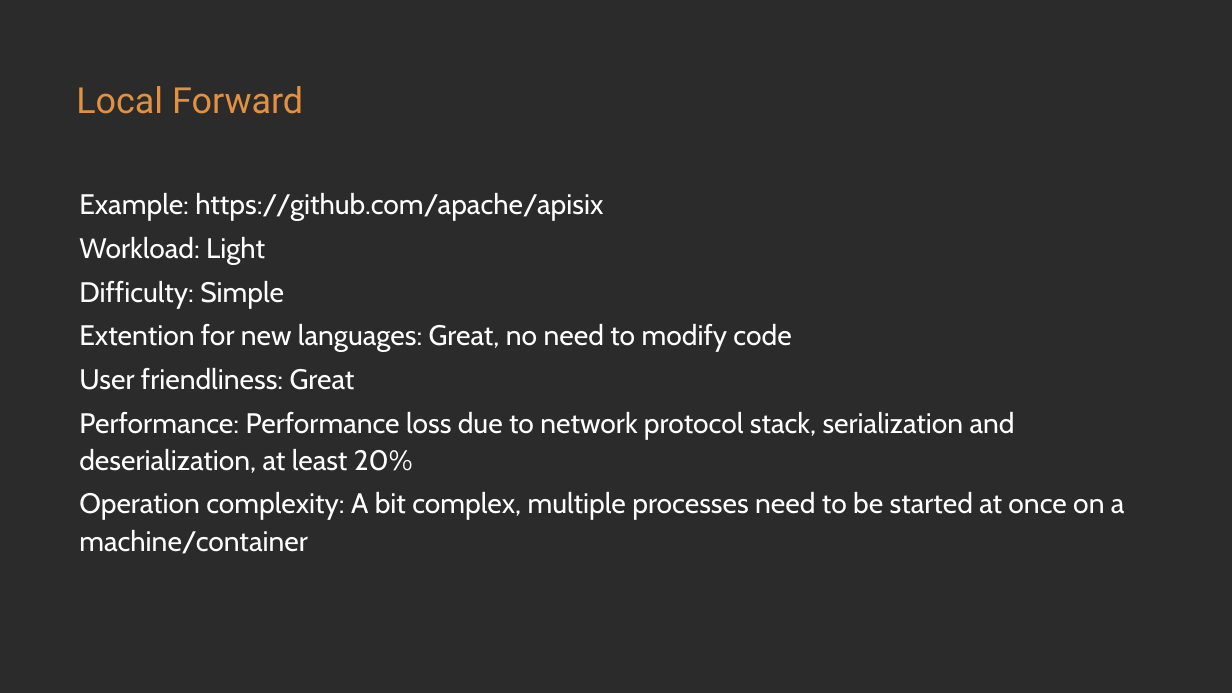
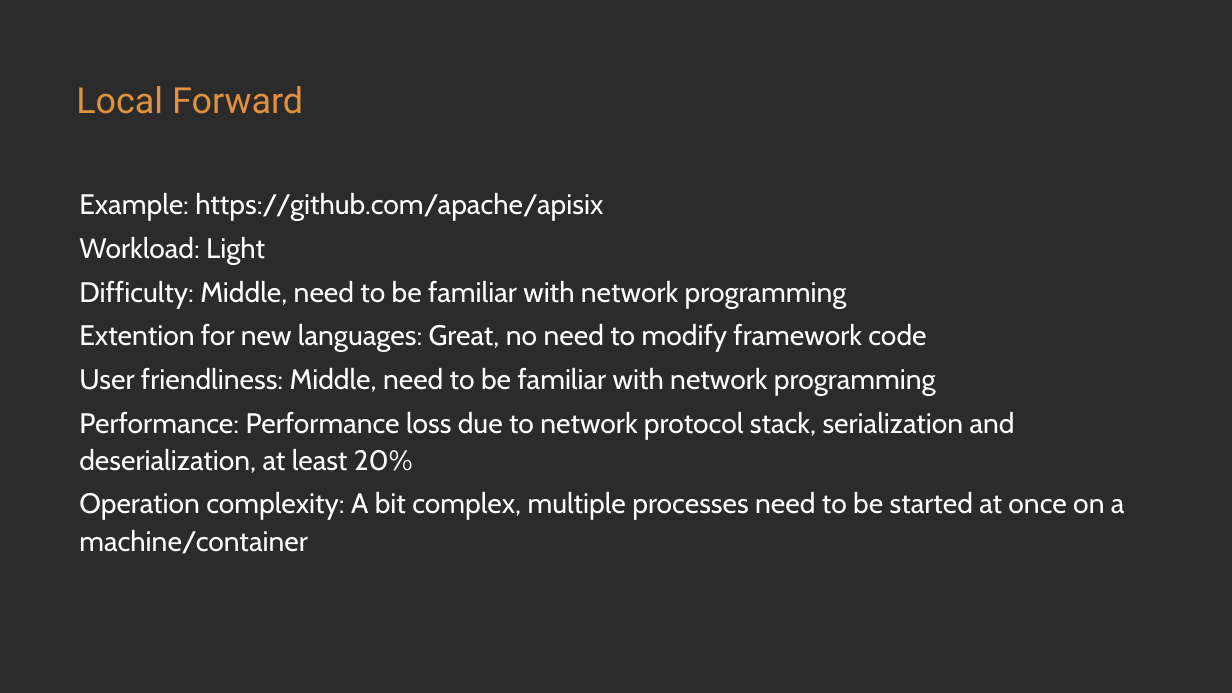
Before and after one commit to loongs-zhang/ACOCA2024-PlayWithWASM, a slide deck: slide 12 of PlayWithWASM.pptx. Drawn at 1232x693 pixels with LibreOffice and Linux fonts; fonts in the diff are those of the drawing; background and template pictures are left out; a plain dark background stands for a picture behind light text. Boxes give left, top, right and bottom in pixels: in the first picture for what was removed or moved away, otherwise in the second. Text is boxed around its words. In the diff, an @@ line names an element or a change of style, - is before the commit and + after.

```diff
--- a/PlayWithWASM.pptx
+++ b/PlayWithWASM.pptx
@@ text at bbox=[79, 281, 936, 395]: text changed @@
-Difficulty: Simple
-Extention for new languages: Great, no need to modify code
-User friendliness: Great
+Difficulty: Middle, need to be familiar with network programming
+Extention for new languages: Great, no need to modify framework code
+User friendliness: Middle, need to be familiar with network programming
```
Also in this commit, not shown: 6 other slides changed, 2 slides added, 1 slide removed.
